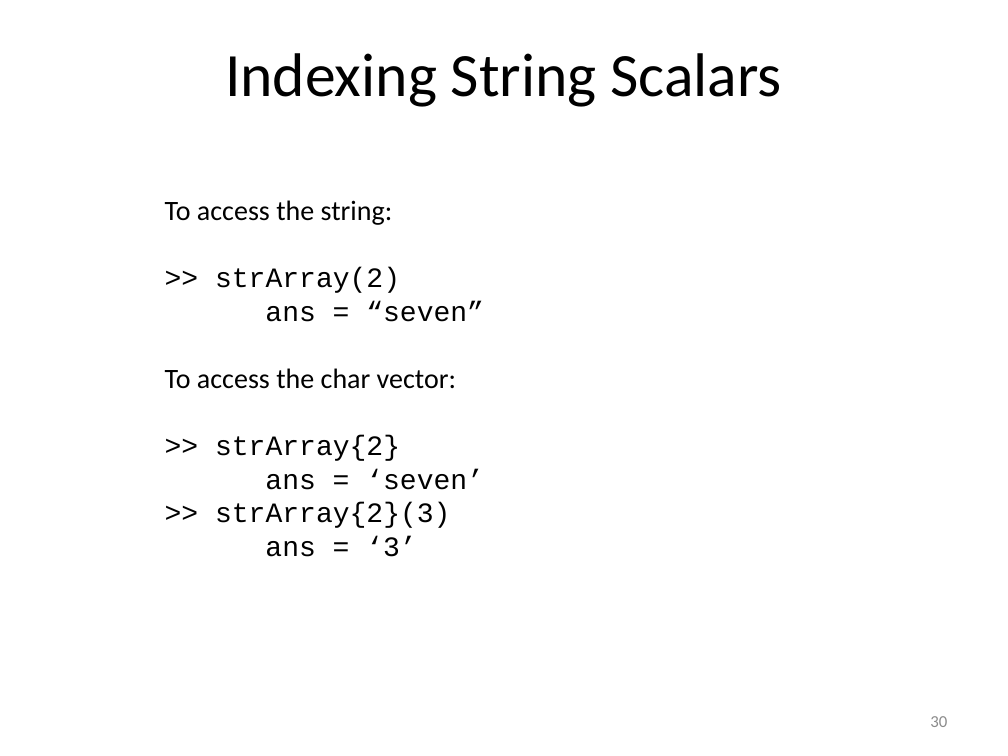
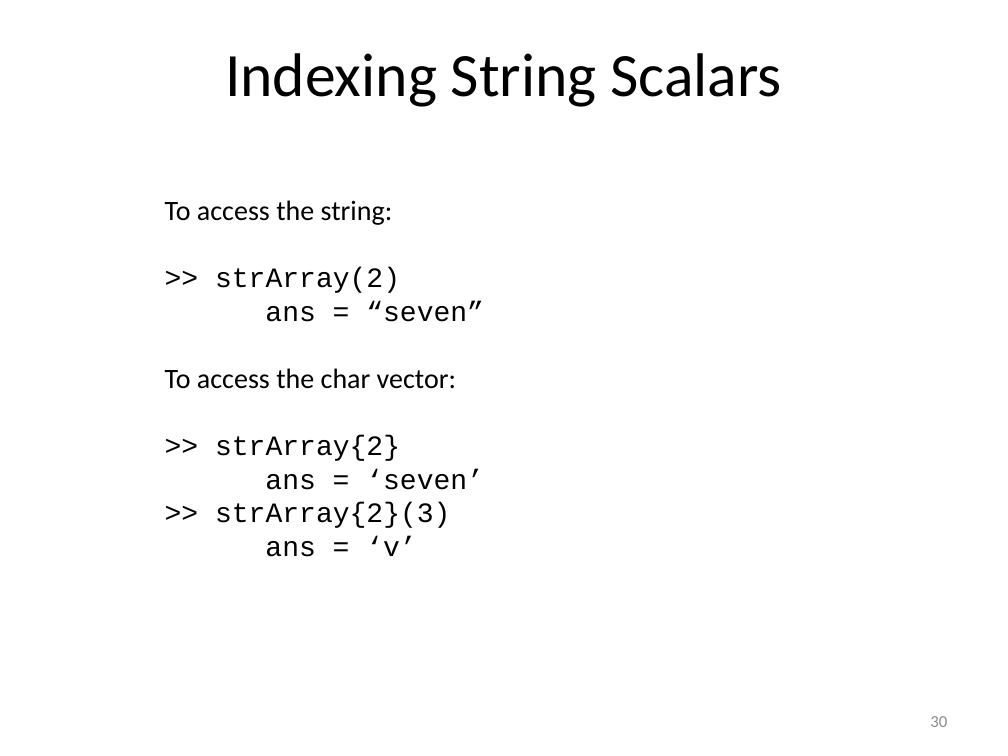
Before and after one commit to louisepb/MatlabBasicCourse, a slide deck: slide 30 of Introduction to MATLAB for Engineers.pptx. Drawn at 1008x756 pixels with LibreOffice and Linux fonts; fonts in the diff are those of the drawing. Boxes give left, top, right and bottom in pixels: in the first picture for what was removed or moved away, otherwise in the second. Text is boxed around its words. In the diff, an @@ line names an element or a change of style, - is before the commit and + after.

Commit message:
Change to string slide

```diff
--- a/Introduction to MATLAB for Engineers.pptx
+++ b/Introduction to MATLAB for Engineers.pptx
@@ text at (x1=265, y1=536, x2=416, y2=557): text changed @@
-ans = ‘3’
+ans = ‘v’
```
